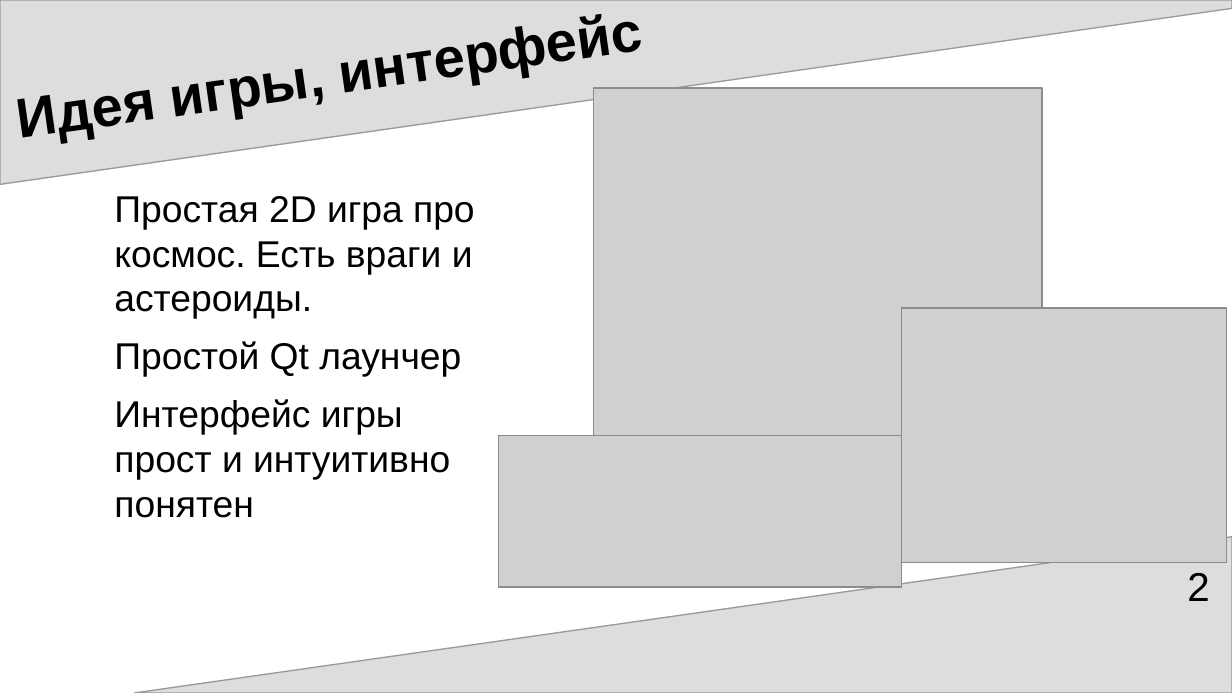
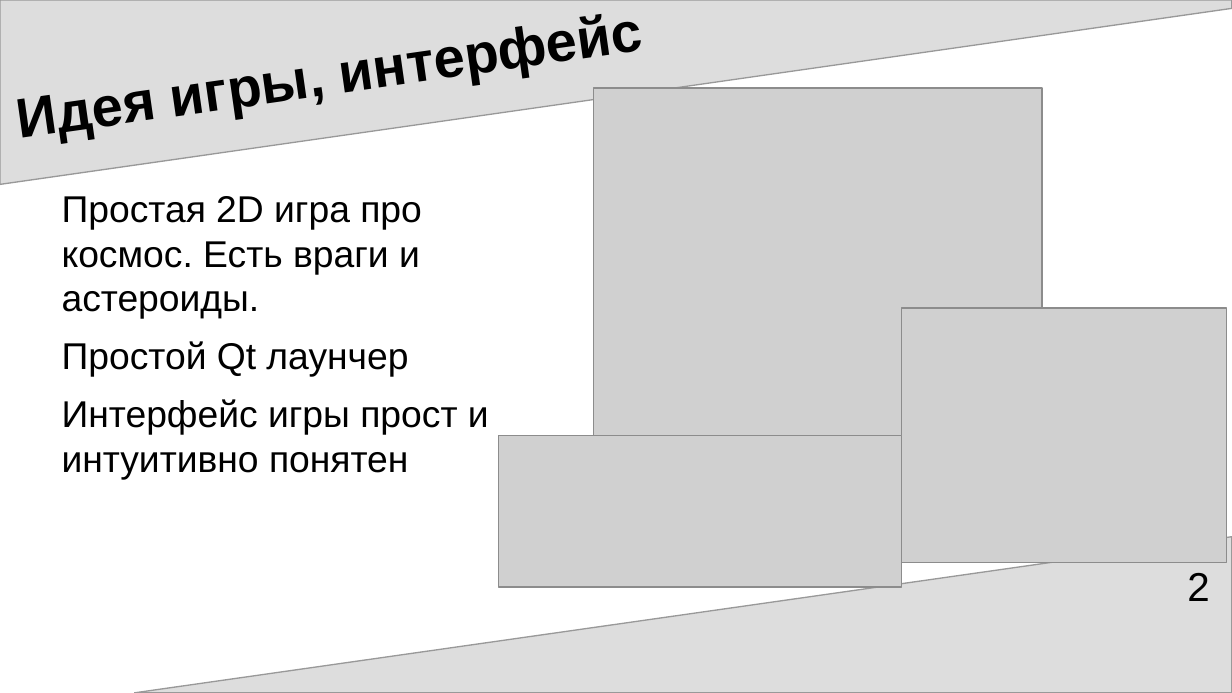
Before and after one commit to chexontez/galactic-defenderya, a slide deck: slide 2 of presentation.odp. Drawn at 1232x693 pixels with LibreOffice and Linux fonts; fonts in the diff are those of the drawing; grey boxes stand for pictures. Boxes give left, top, right and bottom in pixels: in the first picture for what was removed or moved away, otherwise in the second. Text is boxed around its words. In the diff, an @@ line names an element or a change of style, - is before the commit and + after.

```diff
--- a/presentation.odp
+++ b/presentation.odp
@@ freeform shape at [0, 0, 1232, 184]: outline redrawn @@
@@ text "Простая 2D игра про космос. ..." at [62, 196, 489, 480]: indent changed @@
@@ freeform shape at [134, 537, 1232, 693]: outline redrawn @@
```
Also in this commit, not shown: 2 other slides changed, 1 slide added, 2 slides removed, 2 other files.
